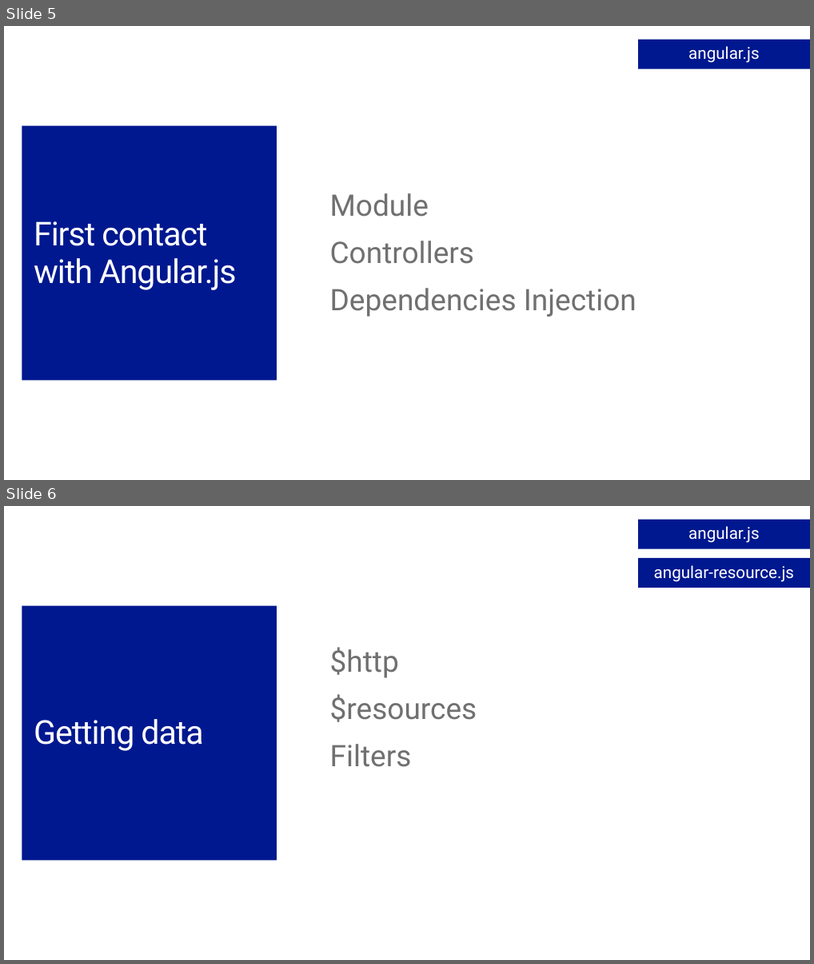
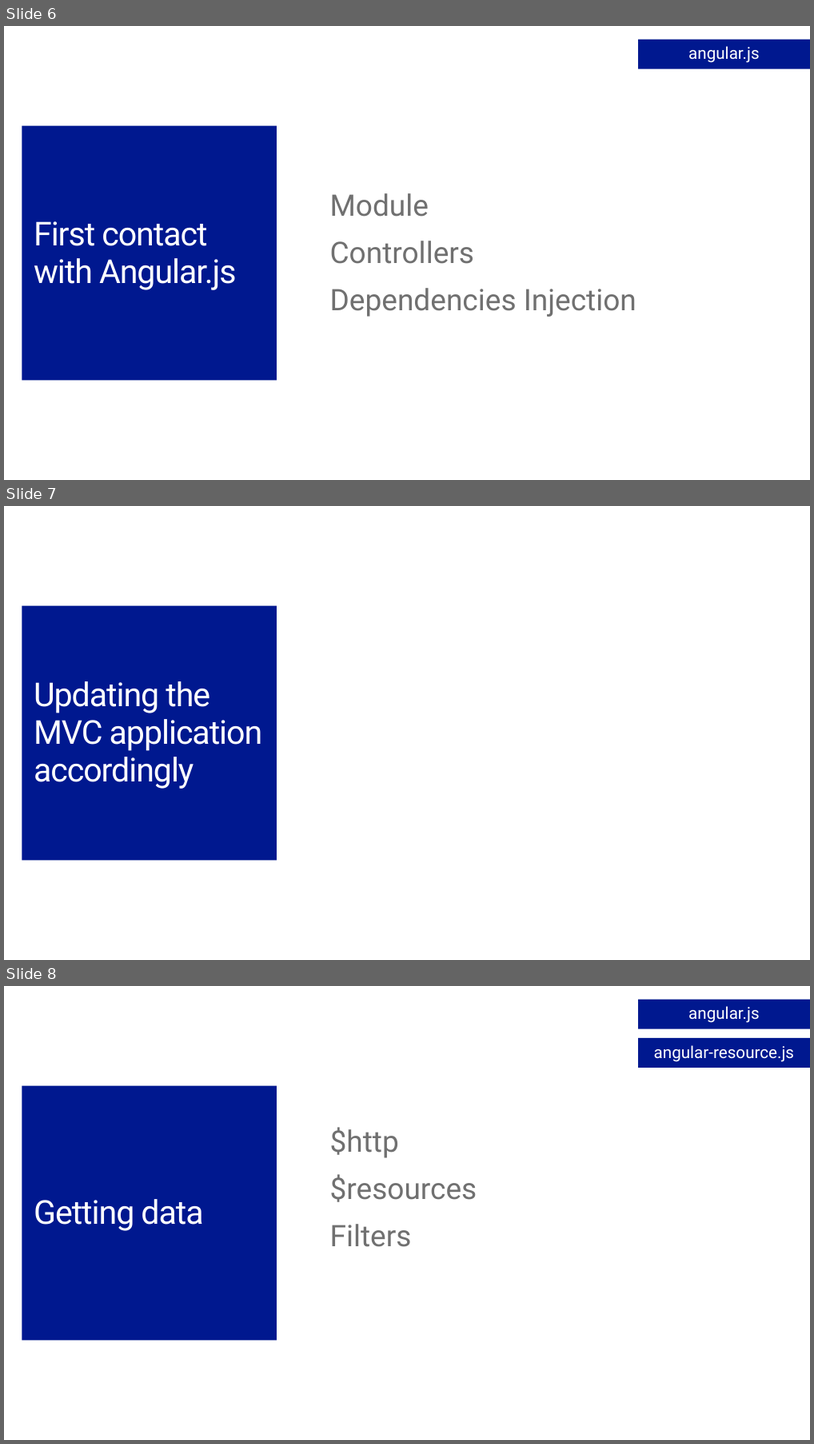
Before and after one commit to jongalloway/Angular-and-ASPNET-Build2014, a slide deck: AngularMTG/Slides/Building a Single Page Application with ASP.NET and Angular.js.pptx. Shown one above the other, each under a label of ours: slides 5 and 6 before the commit, slides 6, 7 and 8 after it. The pictures are 814x964 and 814x1444 pixels, drawn with LibreOffice and Linux fonts; fonts in the diff are those of the drawing; background and template pictures are left out. Boxes give left, top, right and bottom in pixels: in the first picture for what was removed or moved away, otherwise in the second. Text is boxed around its words. In the diff, an @@ line names an element or a change of style, - is before the commit and + after.

```diff
--- a/AngularMTG/Slides/Building a Single Page Application with ASP.NET and Angular.js.pptx
+++ b/AngularMTG/Slides/Building a Single Page Application with ASP.NET and Angular.js.pptx
@@ slide 7 added at box(4, 506, 810, 960), background #FFFFFF @@
@@ title added at box(22, 606, 277, 860), fill #00188F, 40 pt, text #FFFFFF @@
+Updating the MVC application accordingly
@@ what was slide 5 is now slide 6 @@
@@ what was slide 6 is now slide 8 @@
```
Also in this commit, not shown: 2 other slides added.
